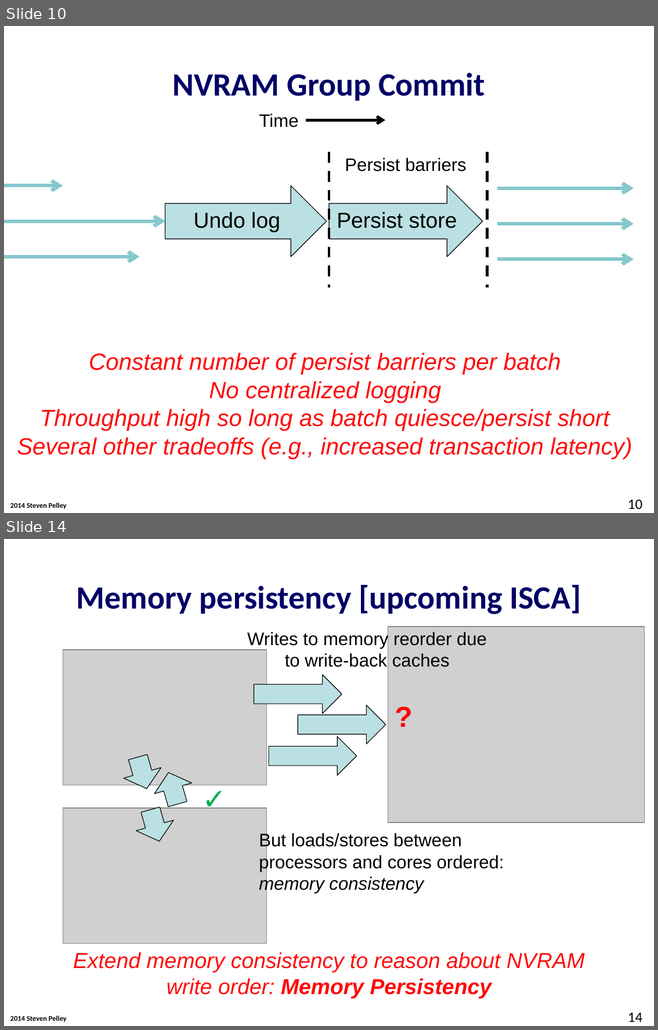
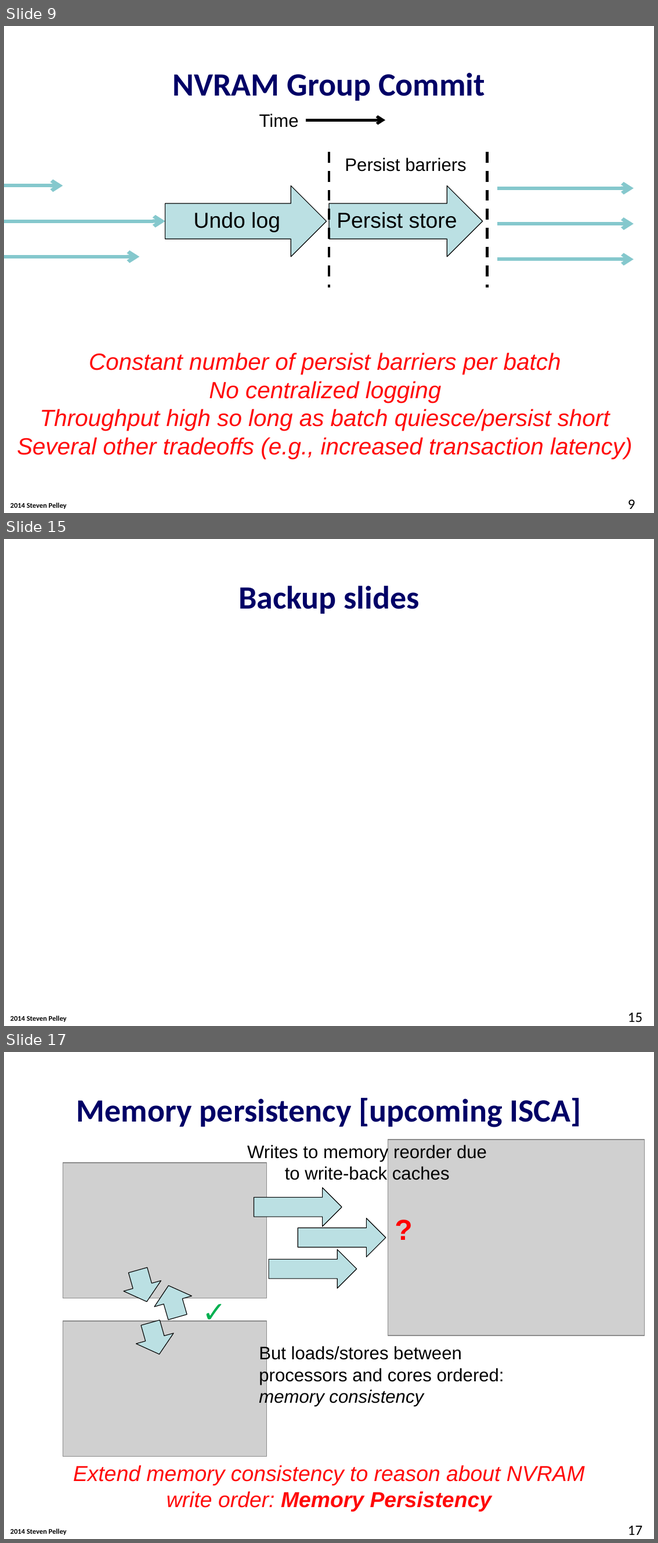
Before and after one commit to Abulila/dissertation, a slide deck: proposal/NVMW.pptx. Shown one above the other, each under a label of ours: slides 10 and 14 before the commit, slides 9, 15 and 17 after it; the slides between them are not shown. The pictures are 658x1030 and 658x1543 pixels, drawn with LibreOffice and Linux fonts; fonts in the diff are those of the drawing; grey boxes stand for pictures; background and template pictures are left out. Boxes give left, top, right and bottom in pixels: in the first picture for what was removed or moved away, otherwise in the second. Text is boxed around its words. In the diff, an @@ line names an element or a change of style, - is before the commit and + after.

```diff
--- a/proposal/NVMW.pptx
+++ b/proposal/NVMW.pptx
@@ slide 15 added at <box>4,539,654,1026</box>, background #FFFFFF; not listed: 1 template element that a slide beside it also shows @@
@@ title added at <box>238,585,419,614</box>, 36 pt, text #000066, bold @@
+Backup slides
@@ page number added at <box>628,1013,642,1022</box>, 16 pt, text #000000 @@
+15
@@ what was slide 10 is now slide 9 @@
@@ page number at <box>628,500,635,509</box>: text changed @@
-10
+9
@@ what was slide 14 is now slide 17 @@
@@ page number at <box>628,1526,642,1535</box>: text changed @@
-14
+17
```
Also in this commit, not shown: 11 slides changed, 1 other slide added.
